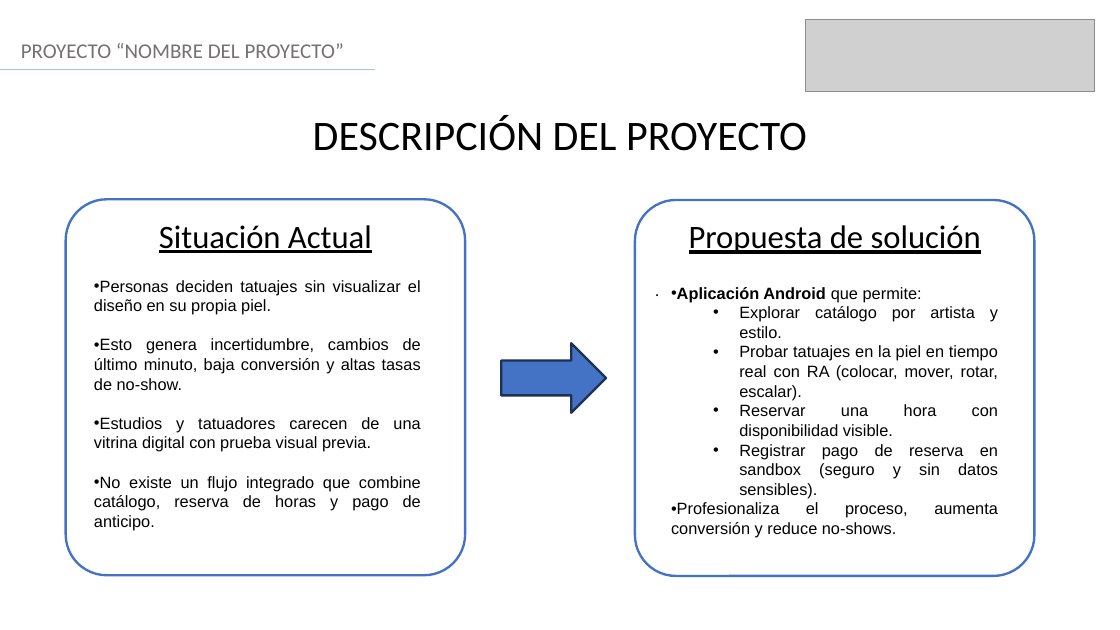
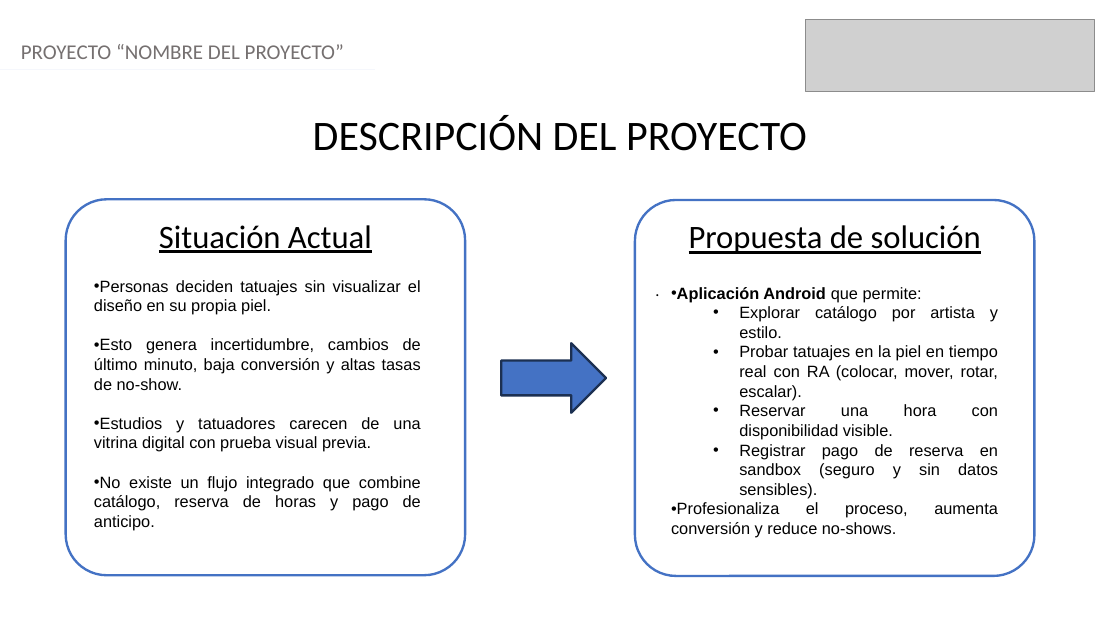
Before and after one commit to FelixCifuentesCid/Grupo14, a slide deck: slide 3 of Fase 1/Evidencias Grupales/Presentación Proyecto.pptx. Drawn at 1120x630 pixels with LibreOffice and Linux fonts; fonts in the diff are those of the drawing; grey boxes stand for pictures. Boxes give left, top, right and bottom in pixels: in the first picture for what was removed or moved away, otherwise in the second. Text is boxed around its words. In the diff, an @@ line names an element or a change of style, - is before the commit and + after.

```diff
--- a/Fase 1/Evidencias Grupales/Presentación Proyecto.pptx
+++ b/Fase 1/Evidencias Grupales/Presentación Proyecto.pptx
@@ text "PROYECTO “NOMBRE DEL PROYECTO”" at (21, 44, 344, 59): text colour #767171 to #757070 @@
@@ line (0, 70) - (376, 70): stroke #ABC0E4 1.25 pt to #F5F7FC 1.25 pt @@
```
Also in this commit, not shown: 4 other slides changed, 1 other file.
